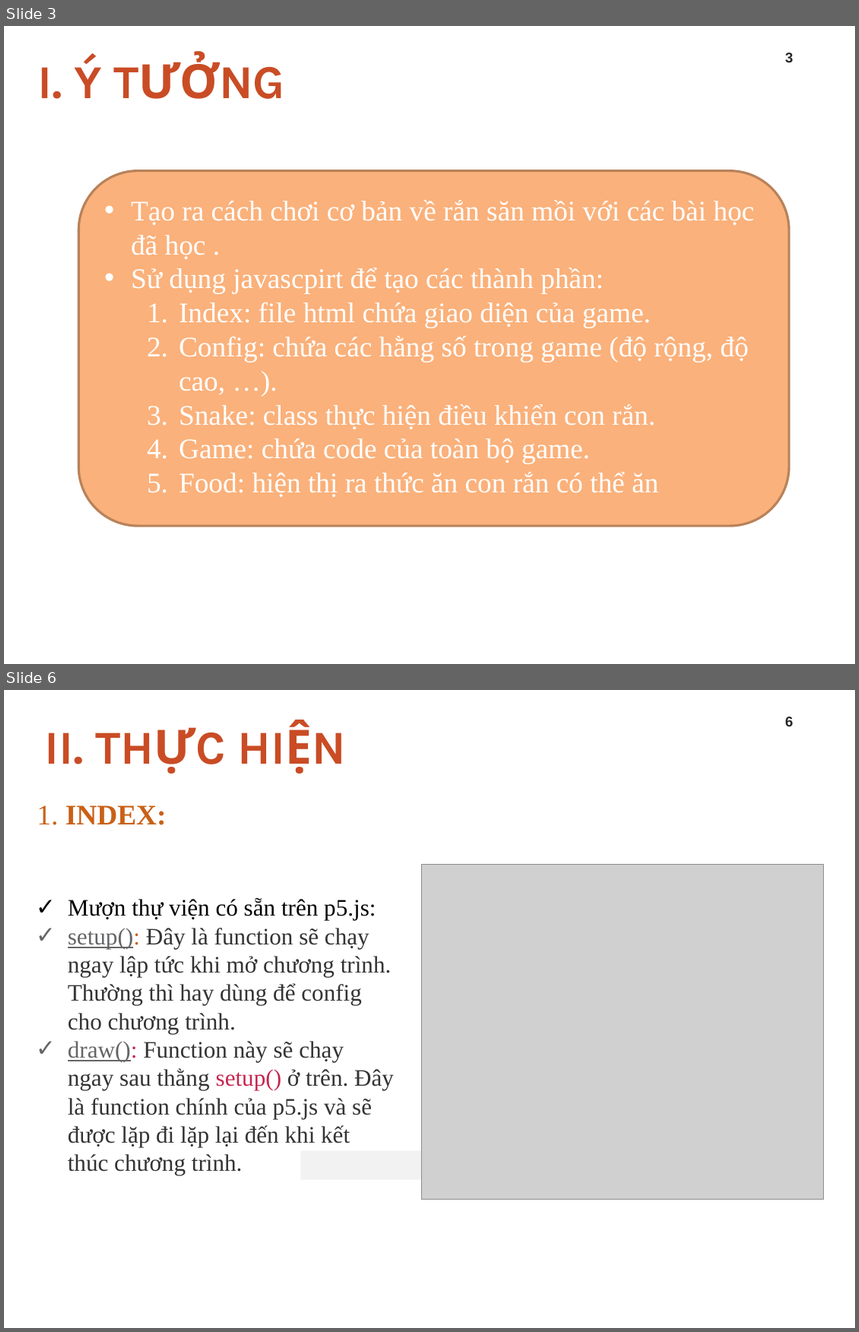
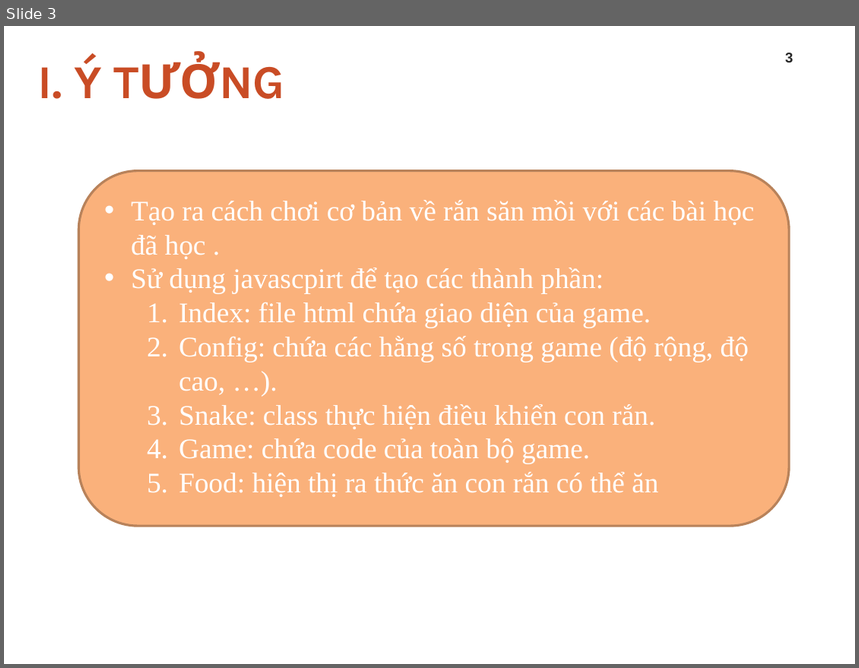
Before and after one commit to hai1710/case, a slide deck: CASE-STUDY.pptx. Shown one above the other, each under a label of ours: slides 3 and 6 before the commit, slide 3 after it; the slides between them are not shown. The pictures are 859x1332 and 859x668 pixels, drawn with LibreOffice and Linux fonts; fonts in the diff are those of the drawing; grey boxes stand for pictures; background and template pictures are left out. Boxes give left, top, right and bottom in pixels: in the first picture for what was removed or moved away, otherwise in the second. Text is boxed around its words. In the diff, an @@ line names an element or a change of style, - is before the commit and + after.

```diff
--- a/CASE-STUDY.pptx
+++ b/CASE-STUDY.pptx
@@ slide 6 removed at box(4, 690, 855, 1328), background #FFFFFF @@
@@ title removed at box(45, 733, 84, 764) @@
-II. THỰC HIỆN
@@ page number removed at box(785, 717, 793, 726) @@
-6
@@ text removed at box(37, 806, 167, 825) @@
-1. INDEX:
@@ picture removed at box(421, 865, 823, 1200) @@
@@ text removed at box(68, 898, 394, 1176) @@
-✓ Mượn thự viện có sẵn trên p5.js:
-✓ setup(): Đây là function sẽ chạy ngay lập tức khi mở chương trình. Thường thì hay dùng để config cho chương trình.
-✓ draw(): Function này sẽ chạy ngay sau thằng setup() ở trên. Đây là function chính của p5.js và sẽ được lặp đi lặp lại đến khi kết thúc chương trình.
@@ rectangle removed at box(301, 1151, 542, 1180) @@
```
Also in this commit, not shown: 2 slides changed, 8 slides added.
